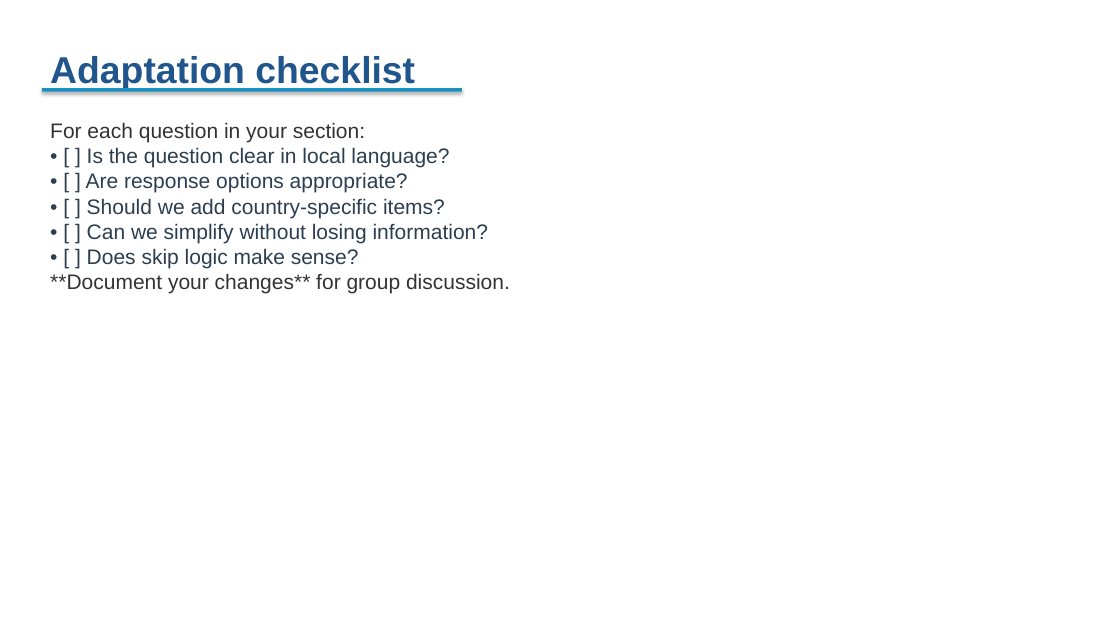
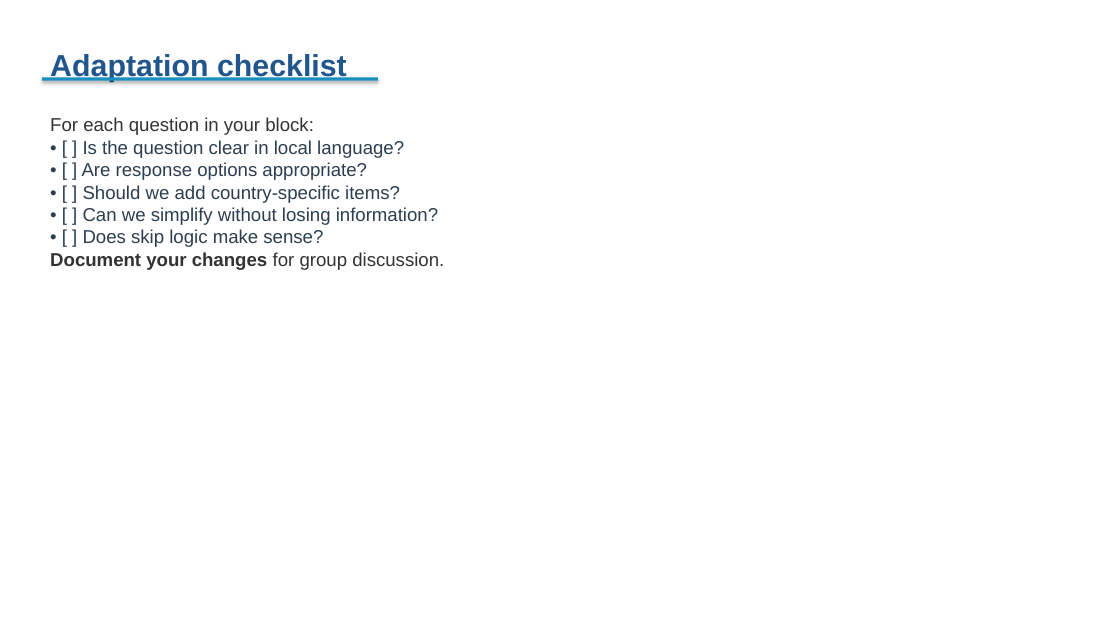
Before and after one commit to angelicalohdz/fastr-resource-hub, a slide deck: slide 96 of outputs/2026-zambia_deck.pptx (slide 64 before the commit). Drawn at 1120x630 pixels with LibreOffice and Linux fonts; fonts in the diff are those of the drawing. Boxes give left, top, right and bottom in pixels: in the first picture for what was removed or moved away, otherwise in the second. Text is boxed around its words. In the diff, an @@ line names an element or a change of style, - is before the commit and + after.

```diff
--- a/outputs/2026-zambia_deck.pptx
+++ b/outputs/2026-zambia_deck.pptx
@@ text "Adaptation checklist" at [50, 52, 347, 82]: size 32 to 26 pt @@
@@ rectangle: place and size @@
-rectangle at [42, 88, 462, 92]
+rectangle at [42, 77, 378, 81]
@@ text at [50, 117, 314, 135]: text changed; size 18 to 16 pt @@
-For each question in your section:
+For each question in your block:
@@ text at [82, 140, 438, 247]: size 18 to 16 pt in "• [ ] Is the question clear ...", "• [ ] Are response options appropriate?", "• [ ] Should we add country-specific ...", "• [ ] Can we simplify without ..." and 1 more places @@
@@ text at [50, 252, 444, 270]: text changed; size 18 to 16 pt; bold on @@
-**Document your changes** for group discussion.
+Document your changes for group discussion.
```
Also in this commit, not shown: 69 other slides changed, 40 slides added, 8 slides removed, 34 other files.
